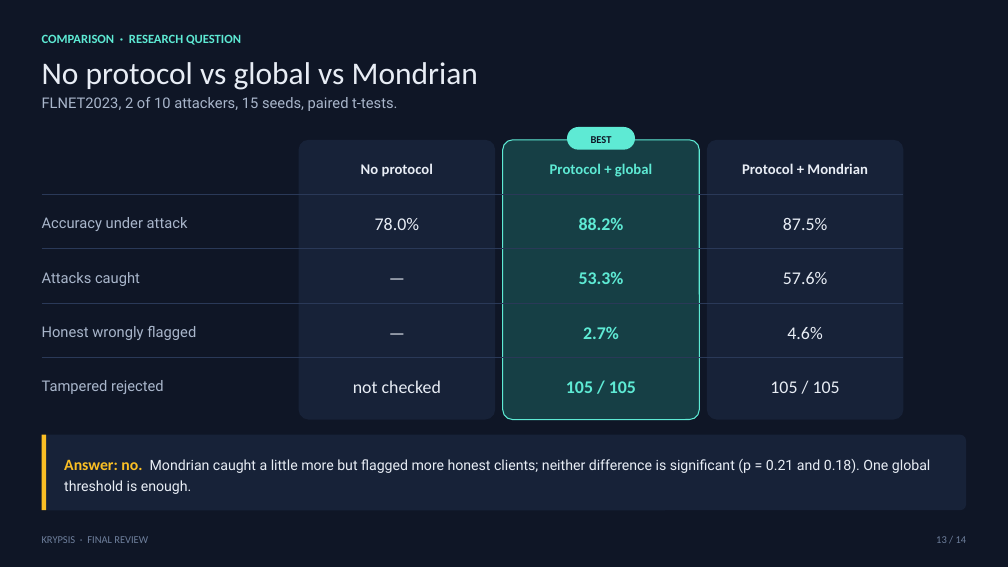
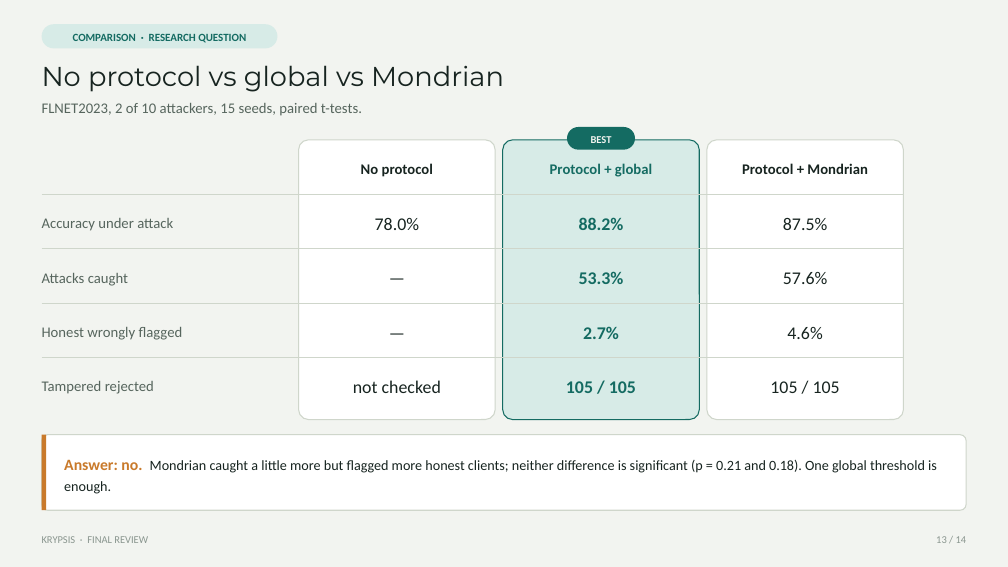
Before and after one commit to Vinudharshini18/Krypsis-A-network-intrusion-detection-system, a slide deck: slide 13 of presentation/Krypsis_Final_Review.pptx. Drawn at 1008x567 pixels with LibreOffice and Linux fonts; fonts in the diff are those of the drawing. Boxes give left, top, right and bottom in pixels: in the first picture for what was removed or moved away, otherwise in the second. Text is boxed around its words. In the diff, an @@ line names an element or a change of style, - is before the commit and + after.

Commit message:
Final review deck: use the look of the first class deck

```diff
--- a/presentation/Krypsis_Final_Review.pptx
+++ b/presentation/Krypsis_Final_Review.pptx
@@ rectangle at box(0, 0, 1008, 567): fill #0F1626 to #F2F4F0 @@
@@ text "COMPARISON · RESEARCH QUESTION" at box(73, 34, 246, 43): size 12 to 10.5 pt, text colour #5EEAD4 to #146B62; alignment left to centre; vertical alignment top to middle @@
@@ rounded rectangle added at box(42, 24, 278, 48), fill #D7EBE7 @@
@@ text "No protocol vs global vs ..." at box(42, 65, 504, 92): size 30 to 26 pt, font Calibri to Montserrat, text colour #E8EDF5 to #172420 @@
@@ font Roboto to Calibri, text colour #A9B6CB to #56655D in 5 elements at box(42, 218, 173, 231), box(42, 273, 128, 286), box(42, 327, 183, 340), box(42, 381, 154, 394), box(42, 103, 362, 116) @@
@@ rounded rectangle at box(503, 140, 699, 420): fill #163F45 to #D7EBE7; outline #5EEAD4 1 pt to #146B62 1 pt @@
@@ text "BEST" at box(591, 136, 612, 143): text colour #0F1626 to #F2F4F0 @@
@@ rounded rectangle at box(567, 127, 635, 150): fill #5EEAD4 to #146B62 @@
@@ line (42, 194) - (904, 194): stroke #2A3958 0.75 pt to #CFD6CB 0.75 pt @@
@@ line (42, 249) - (904, 249): stroke #2A3958 0.75 pt to #CFD6CB 0.75 pt @@
@@ line (42, 303) - (904, 303): stroke #2A3958 0.75 pt to #CFD6CB 0.75 pt @@
@@ text colour #E8EDF5 to #172420 in 9 elements at box(361, 163, 433, 177), box(742, 163, 868, 174), box(375, 218, 419, 230), box(783, 218, 827, 230), box(783, 272, 827, 284), box(787, 327, 822, 339), box(353, 380, 441, 393), box(299, 249, 495, 303), box(299, 303, 495, 358) @@
@@ text colour #5EEAD4 to #146B62 in 4 elements at box(550, 163, 652, 177), box(579, 217, 624, 230), box(579, 271, 624, 284), box(583, 326, 619, 339) @@
@@ line (42, 358) - (904, 358): stroke #2A3958 0.75 pt to #CFD6CB 0.75 pt @@
@@ text "105 / 105": place and size @@
-text "105 / 105" at box(770, 381, 840, 393)
+text "105 / 105" at box(566, 381, 636, 393)
@@ text "105 / 105" at box(566, 381, 636, 393): text colour #E8EDF5 to #146B62, bold on @@
@@ text "105 / 105": place and size @@
-text "105 / 105" at box(566, 381, 636, 393)
+text "105 / 105" at box(770, 381, 840, 393)
@@ text "105 / 105" at box(770, 381, 840, 393): text colour #5EEAD4 to #172420, bold off @@
@@ fill #172238 to #FFFFFF; outline none to #CFD6CB 1 pt in 3 elements at box(299, 140, 495, 420), box(707, 140, 904, 420), box(42, 435, 966, 510) @@
@@ rectangle at box(42, 435, 46, 510): fill #FBBF24 to #C97A2B @@
@@ text "Answer: no. Mondrian caught a ..." at box(64, 459, 937, 494): font Roboto to Calibri, text colour #E8EDF5 to #172420; text colour #FBBF24 to #C97A2B in "Answer: no." @@
@@ text "KRYPSIS · FINAL REVIEW" at box(42, 536, 148, 543): text colour #6E7F9C to #8A968F @@
@@ text "13 / 14" at box(936, 536, 967, 543): text colour #6E7F9C to #8A968F @@
```
Also in this commit, not shown: 13 other slides changed, 1 other file.
